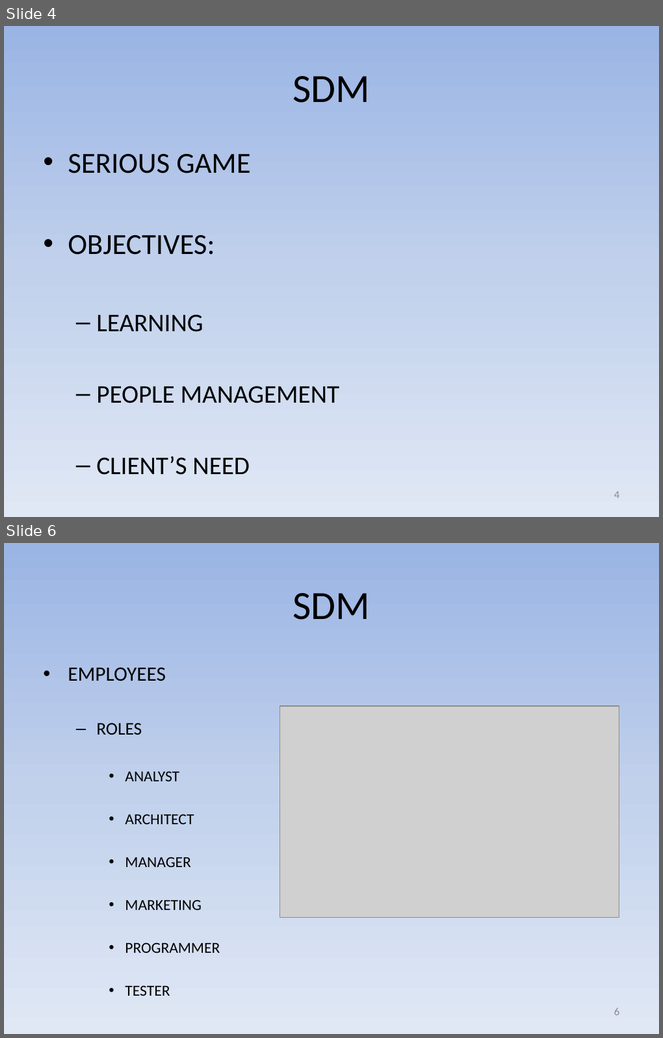
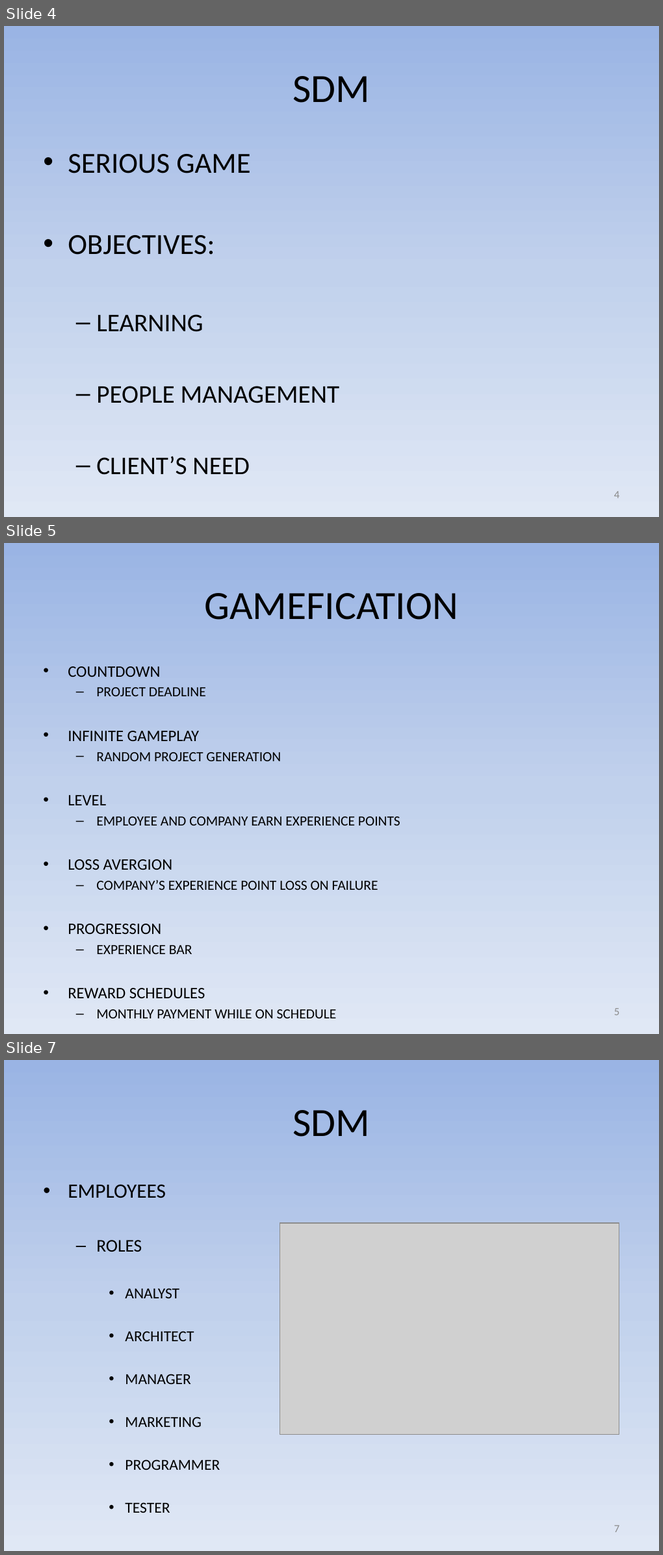
Before and after one commit to gems-uff/sdm, a slide deck: docs/Apresentação/SDM - Apresentação SBGames.pptx. Shown one above the other, each under a label of ours: slides 4 and 6 before the commit, slides 4, 5 and 7 after it; the slides between them are not shown. The pictures are 663x1038 and 663x1555 pixels, drawn with LibreOffice and Linux fonts; fonts in the diff are those of the drawing; grey boxes stand for pictures. Boxes give left, top, right and bottom in pixels: in the first picture for what was removed or moved away, otherwise in the second. Text is boxed around its words. In the diff, an @@ line names an element or a change of style, - is before the commit and + after.

```diff
--- a/docs/Apresentação/SDM - Apresentação SBGames.pptx
+++ b/docs/Apresentação/SDM - Apresentação SBGames.pptx
@@ slide 5 added at [4, 543, 659, 1034], background gradient #9AB5E4 to #C2D1ED to #E1E8F5 @@
@@ title added at [204, 593, 458, 620], 44 pt, text #000000 @@
+GAMEFICATION
@@ text added at [68, 667, 400, 1019], 15.4 pt, text #000000 @@
+• COUNTDOWN
+  – PROJECT DEADLINE
+• INFINITE GAMEPLAY
+  – RANDOM PROJECT GENERATION
+• LEVEL
+  – EMPLOYEE AND COMPANY EARN EXPERIENCE POINTS
+• LOSS AVERGION
+  – COMPANY’S EXPERIENCE POINT LOSS ON FAILURE
+• PROGRESSION
+  – EXPERIENCE BAR
+• REWARD SCHEDULES
+  – MONTHLY PAYMENT WHILE ON SCHEDULE
@@ page number added at [614, 1008, 620, 1016], 12 pt, text #8C8C8C @@
+5
@@ what was slide 6 is now slide 7 @@
@@ page number at [614, 1525, 620, 1533]: text changed @@
-6
+7
```
Also in this commit, not shown: 8 slides changed, 5 other slides added.
